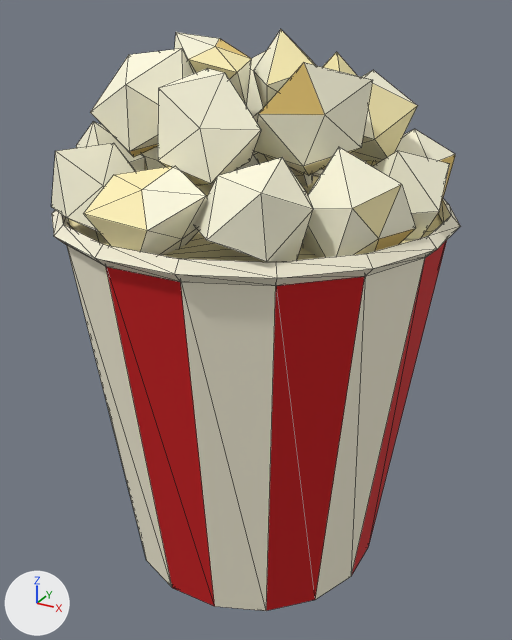
The FBX model art/products/Popcorn/Popcorn.fbx: old version first, new version second.
Camera for both pictures: a camera (50 mm lens) standing at (0.0895, -0.1619, 0.1529) and looking at (0.0008, -0.0007, 0.0723). The lights are fixed; the arrows at lower left show +X, +Y and +Z. The picture after the commit comes second. Mesh edges are drawn as thin lines. Objects named as collision shapes, trigger or cutter boxes, shadow casters or lower levels of detail are left out. Where no turn or scale is listed for an object, it has been applied to the vertices.

The first picture shows 'Popcorn_Body'.
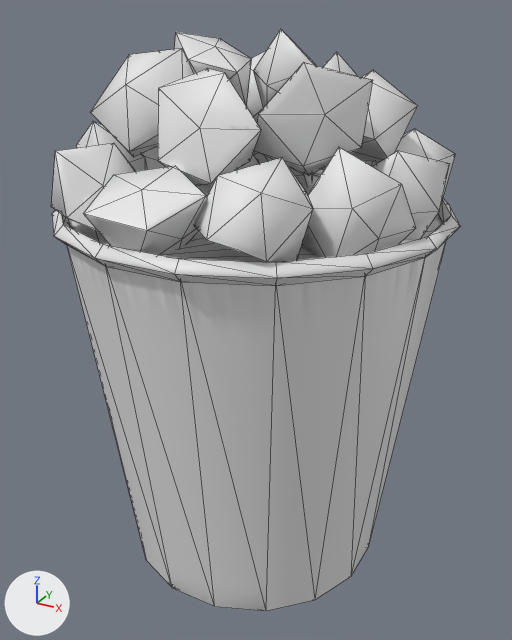
What differs and where, as boxes [x1, y1, x2, y2] in the pictures (512 x 640 px):
'Popcorn_Body', recoloured, shading changed
    both: [51, 29, 460, 611]

Patch to the scene script:
```diff
--- a/art/products/Popcorn/Popcorn.fbx.py
+++ b/art/products/Popcorn/Popcorn.fbx.py
@@ img_t_popcorn_n_png @@
+img_t_popcorn_n_png = load_image('T_Popcorn_N.png', 'T_Popcorn_N.png', 256, 256, 'Non-Color')
@@ mat_popcorn_gamelook @@
+mat_popcorn_gamelook = bpy.data.materials.new('Popcorn_GameLook')
+mat_popcorn_gamelook.use_nodes = True; mat_popcorn_gamelook.node_tree.nodes.clear()
+_N = mat_popcorn_gamelook.node_tree.nodes; _L = mat_popcorn_gamelook.node_tree.links
+n0 = _N.new('ShaderNodeBsdfPrincipled'); n0.name = 'Principled BSDF'
+n1 = _N.new('ShaderNodeOutputMaterial'); n1.name = 'Material Output'
+n2 = _N.new('ShaderNodeTexImage'); n2.name = 'Image Texture'
+n2.image = img_t_popcorn_n_png
+n3 = _N.new('ShaderNodeNormalMap'); n3.name = 'Normal Map'
+_L.new(n2.outputs[0], n3.inputs[1])  # 'Color' to 'Color'
+_L.new(n3.outputs[0], n0.inputs[5])  # 'Normal' to 'Normal'
+_L.new(n0.outputs[0], n1.inputs[0])  # 'BSDF' to 'Surface'
@@ me_popcorn_mesh_008 @@
 me_popcorn_mesh_008.from_pydata(...)  # 336 vertices, 588 faces; spans x -0.052..0.052, y -0.0526..0.0521, z 0.0..0.1484
 # used by ob_popcorn_body; location = (0.0, 0.0, 0.0)
-me_popcorn_mesh_008.materials.append(mat_m_popcorn)  # picture img_t_popcorn_basecolor_png
+# me_popcorn_mesh_008 part 1: edges marked sharp go from 776 to 236
+me_popcorn_mesh_008.materials.append(mat_popcorn_gamelook)
```
